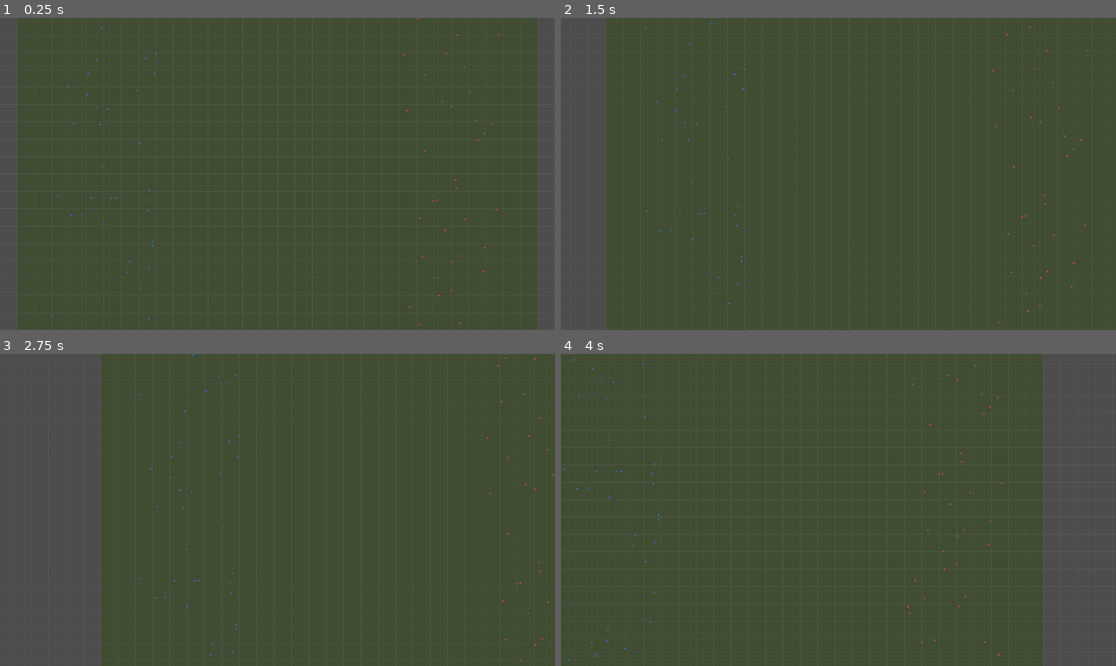
Above: before the commit, frames 1-4 (two rows, left to right).
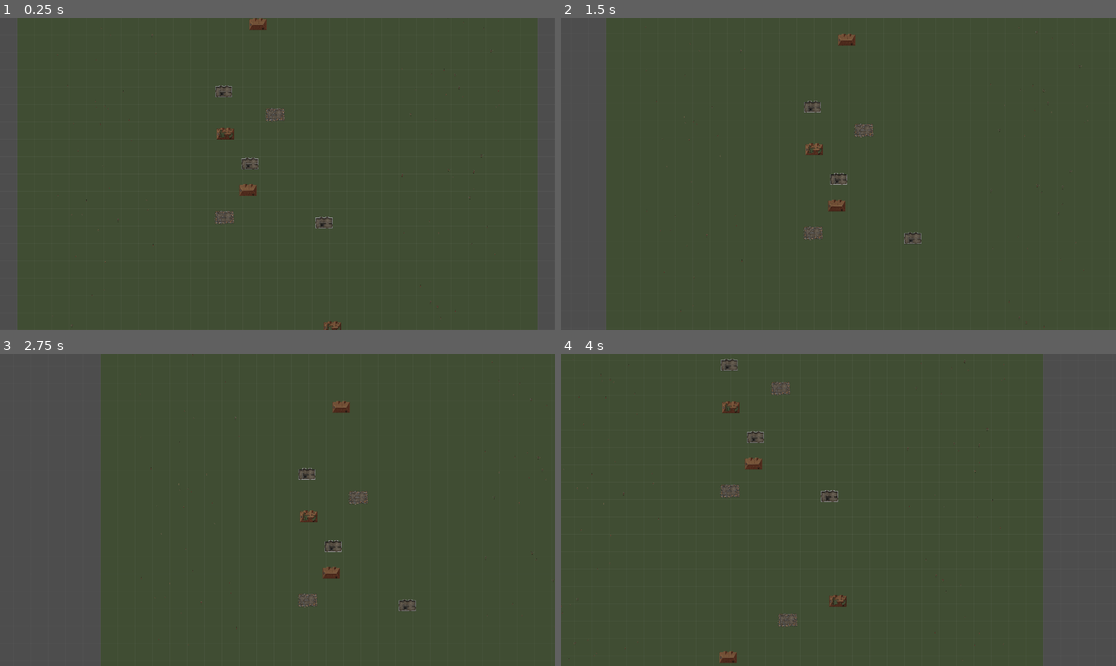
Above: after the commit, the same moments.

Repository: tryk32883-lab/tactical-war
Game: Godot game, scene res://scenes/main.tscn
Same seed, same stepped clock (60 frames per second), same inputs: the game is played once before the commit and once after it.
Inputs (mouse positions are in pixels of both pictures, inside the frame that each line leads up to):
- Up to frame 1 (0.25 s): no input
- Up to frame 2 (1.5 s): tap Enter at 0.5 s; move the mouse to (960, 158) at 0.52 s; click (960, 158) at 0.67 s; tap Space at 1.25 s; drag from (727, 189) to (810, 236) at 1.27 s
- Up to frame 3 (2.75 s): tap Enter at 2 s; move the mouse to (333, 441) at 2.02 s; click (333, 441) at 2.17 s
- Up to frame 4 (4 s): tap Space at 2.75 s; drag from (810, 572) to (672, 463) at 2.77 s; tap Enter at 3.5 s; move the mouse to (1005, 556) at 3.52 s; click (1005, 556) at 3.67 s

The runs differ from the first frame. In frame 1, 0.8% of the frame differs, in the area x 9-91%, y 0-100%; in frame 2, 0.7%; in frame 3, 0.7%; in frame 4, 0.8%, in the area x 0-80%, y 1-100%.

Commit message:
Update main.gd

Diff:
--- a/scripts/main.gd
+++ b/scripts/main.gd
@@ -1,6 +1,6 @@
 extends Node2D
 
-# Срез: карта 300 x 300 м, пехота и здания.
+# Срез: карта 300 x 300 м, пехота и дома.
 # 1 метр = PX пикселей мира.
 
 const PX: float = 4.0
@@ -10,15 +10,55 @@
 const SELECT_RADIUS: float = 3.0
 const GRID_STEP: float = 10.0
 const TAP_MAX_MOVE: float = 15.0
+const CHUNK_SIZE: float = 50.0
+const SPRITE_SIZE: float = 14.0
+const FRAME_TIME: float = 0.12
+const HOUSE_COUNT: int = 12
+
+const INFANTRY_TEX_PATH: String = "res://assets/infantry.png"
+const HOUSE_TEX_PATH: String = "res://assets/house_tiles.png"
+const CELL: float = 64.0
+const HOUSE_W: float = 104.0
+const HOUSE_H: float = 80.0
+const HOUSE_SCALE: float = 0.5
+
+# Кадры листа (колонка, строка), считаем с нуля.
+const STAND_ARMED: Vector2i = Vector2i(5, 8)
+const PRONE_ARMED: Vector2i = Vector2i(0, 7)
+const SHOOT_PRONE: Vector2i = Vector2i(0, 8)
+const SUPPRESSED: Vector2i = Vector2i(5, 0)
+const DEAD: Vector2i = Vector2i(5, 2)
+const WALK_ARMED: Array = [
+	Vector2i(0, 9), Vector2i(1, 9), Vector2i(2, 9),
+	Vector2i(3, 9), Vector2i(4, 9), Vector2i(5, 9),
+]
+const CRAWL_ARMED: Array = [
+	Vector2i(1, 7), Vector2i(2, 7), Vector2i(3, 7),
+	Vector2i(4, 7), Vector2i(5, 7),
+]
+const WOUNDED: Array = [
+	Vector2i(0, 1), Vector2i(1, 1), Vector2i(2, 1),
+	Vector2i(3, 1), Vector2i(4, 1), Vector2i(5, 1),
+]
 
 var cam: Camera2D
+var infantry_tex: Texture2D
+var house_tex: Texture2D
 var soldiers: Array = []
+var houses: Array = []
 var touches: Dictionary = {}
 var moved_during_touch: float = 0.0
 var last_pinch_dist: float = 0.0
 
 
 func _ready() -> void:
+	infantry_tex = load(INFANTRY_TEX_PATH) as Texture2D
+	house_tex = load(HOUSE_TEX_PATH) as Texture2D
+	if infantry_tex == null:
+		push_error("Нет спрайта пехоты: " + INFANTRY_TEX_PATH)
+	if house_tex == null:
+		push_error("Нет спрайтов домов: " + HOUSE_TEX_PATH)
+
 	cam = Camera2D.new()
 	cam.position = Vector2(MAP_SIZE, MAP_SIZE) * PX * 0.5
 	cam.zoom = Vector2(1.5, 1.5)
@@ -33,17 +73,61 @@
 			else:
 				x = randf_range(220.0, 280.0)
 			var y: float = randf_range(20.0, 280.0)
+			var r: float = randf()
+			var st: String = "stand"
+			if r < 0.02:
+				st = "dead"
+			elif r < 0.06:
+				st = "wounded"
+			elif r < 0.12:
+				st = "suppressed"
+			elif r < 0.20:
+				st = "prone"
 			soldiers.append({
 				"pos": Vector2(x, y),
 				"target": Vector2.ZERO,
 				"has_target": false,
 				"team": team,
 				"selected": false,
+				"state": st,
+				"anim_t": randf() * 2.0,
 			})
+
+	for i in HOUSE_COUNT:
+		houses.append({
+			"pos": Vector2(randf_range(110.0, 190.0), randf_range(20.0, 280.0)),
+			"variant": i % 4,
+		})
+
+
+func chunk_of(p: Vector2) -> Vector2i:
+	return Vector2i(floor(p.x / CHUNK_SIZE), floor(p.y / CHUNK_SIZE))
+
+
+func get_frames(s: Dictionary) -> Array:
+	var moving: bool = s["has_target"]
+	match s["state"]:
+		"dead":
+			return [DEAD]
+		"wounded":
+			return WOUNDED
+		"prone":
+			if moving:
+				return CRAWL_ARMED
+			return [PRONE_ARMED]
+		"suppressed":
+			if moving:
+				return CRAWL_ARMED
+			return [SUPPRESSED]
+		_:
+			if moving:
+				return WALK_ARMED
+			return [STAND_ARMED]
 
 
 func _process(delta: float) -> void:
 	for s in soldiers:
+		s["anim_t"] = float(s["anim_t"]) + delta
 		if not s["has_target"]:
 			continue
 		var pos: Vector2 = s["pos"] as Vector2
@@ -63,33 +147,49 @@
 	var view: Rect2 = Rect2(cam.position - view_size * 0.5, view_size)
 	var map_rect: Rect2 = Rect2(0.0, 0.0, MAP_SIZE * PX, MAP_SIZE * PX)
 
-	# Земля
 	draw_rect(map_rect, Color(0.25, 0.3, 0.2))
 
-	# Сетка: только видимые линии, шаг 10 м
-	var grid_col: Color = Color(1, 1, 1, 0.08)
+	var grid_col: Color = Color(1, 1, 1, 0.05)
 	var step_px: float = GRID_STEP * PX
-	var x: float = floorf(view.position.x / step_px) * step_px
+	var x: float = floor(view.position.x / step_px) * step_px
 	while x <= view.end.x:
 		draw_line(Vector2(x, view.position.y), Vector2(x, view.end.y), grid_col)
 		x += step_px
-	var y: float = floorf(view.position.y / step_px) * step_px
+	var y: float = floor(view.position.y / step_px) * step_px
 	while y <= view.end.y:
 		draw_line(Vector2(view.position.x, y), Vector2(view.end.x, y), grid_col)
 		y += step_px
 
-	# Пехота (только видимая)
+	if house_tex != null:
+		for h in houses:
+			var hp: Vector2 = (h["pos"] as Vector2) * PX
+			var size: Vector2 = Vector2(HOUSE_W, HOUSE_H) * HOUSE_SCALE
+			if not view.grow(size.length()).has_point(hp):
+				continue
+			var v: int = h["variant"]
+			var src: Rect2 = Rect2((v % 2) * HOUSE_W, (v / 2) * HOUSE_H, HOUSE_W, HOUSE_H)
+			var dest: Rect2 = Rect2(hp - size * 0.5, size)
+			draw_texture_rect_region(house_tex, dest, src)
+
 	for s in soldiers:
 		var p: Vector2 = (s["pos"] as Vector2) * PX
-		if not view.grow(10.0).has_point(p):
+		if not view.grow(20.0).has_point(p):
 			continue
-		var color: Color = Color(0.2, 0.5, 1.0) if s["team"] == 0 else Color(1.0, 0.3, 0.3)
+		var frames: Array = get_frames(s)
+		var idx: int = int(float(s["anim_t"]) / FRAME_TIME) % frames.size()
+		var cell: Vector2i = frames[idx]
+		if infantry_tex != null:
+			var src_s: Rect2 = Rect2(cell.x * CELL, cell.y * CELL, CELL, CELL)
+			var dest_s: Rect2 = Rect2(p - Vector2.ONE * SPRITE_SIZE * 0.5, Vector2.ONE * SPRITE_SIZE)
+			draw_texture_rect_region(infantry_tex, dest_s, src_s)
+		else:
+			var color: Color = Color(0.2, 0.5, 1.0) if s["team"] == 0 else Color(1.0, 0.3, 0.3)
+			draw_circle(p, 0.4 * PX, color)
 		if s["has_target"]:
 			var t: Vector2 = (s["target"] as Vector2) * PX
 			draw_line(p, t, Color(1, 1, 1, 0.3), 1.0)
-		draw_circle(p, 0.4 * PX, color)
 		if s["selected"]:
-			draw_arc(p, 0.9 * PX, 0.0, TAU, 16, Color(1, 1, 0), 1.5)
+			draw_arc(p, SPRITE_SIZE * 0.6, 0.0, TAU, 16, Color(1, 1, 0), 1.5)
 
 
 func _unhandled_input(event: InputEvent) -> void:
@@ -127,12 +227,13 @@
 	var world: Vector2 = get_viewport().get_canvas_transform().affine_inverse() * screen_pos
 	var world_m: Vector2 = world / PX
 
-	# 1) Тап по своему солдату — выбрать его
 	var hit: int = -1
 	for i in soldiers.size():
 		var s: Dictionary = soldiers[i]
+		if s["team"] != 0 or s["state"] == "dead":
+			continue
 		var spos: Vector2 = s["pos"] as Vector2
-		if s["team"] == 0 and spos.distance_to(world_m) <= SELECT_RADIUS:
+		if spos.distance_to(world_m) <= SELECT_RADIUS:
 			hit = i
 			break
 	if hit >= 0:
@@ -140,10 +241,10 @@
 		soldiers[hit]["selected"] = true
 		return
 
-	# 2) Тап по земле — приказ движения выбранным
 	var selected: Array = []
 	for i in soldiers.size():
-		if soldiers[i]["selected"]:
+		var s2: Dictionary = soldiers[i]
+		if s2["selected"] and s2["state"] != "dead" and s2["state"] != "wounded":
 			selected.append(i)
 	if selected.is_empty():
 		return
